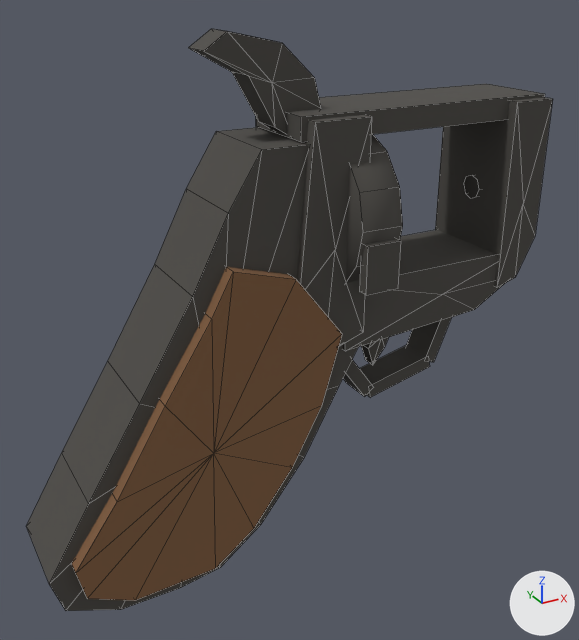
A saved change to the FBX model POC2/Assets/Models/AssetFactory/firearms_parts_poc/colt_saa/colt_saa_base.fbx.
Both versions are drawn from a camera (50 mm lens) standing at (-0.1303, -0.1794, 0.0466) and looking at (-0.0321, -0.001, -0.0426). Arrows for +X, +Y and +Z are at lower right; the lights stay in place. The picture after the commit comes second. Mesh edges are drawn as thin lines.

Before the edit, the objects in view are built like this:
```python
me_colt_saa_base = bpy.data.meshes.new('colt_saa_base')
me_colt_saa_base.from_pydata(...)  # 248 vertices, 251 faces; spans x -0.107..0.049, y -0.11..0.034, z -0.022..0.023
# faces by material slot: [188, 24, 39]
me_colt_saa_base.materials.append(mat_saa_frame)  # dark grey #4d4b46
me_colt_saa_base.materials.append(mat_saa_shade)  # black #1d1d1f
me_colt_saa_base.materials.append(mat_saa_walnut)  # brown #815d3f
ob_colt_saa_base = bpy.data.objects.new('colt_saa_base', me_colt_saa_base)
ob_colt_saa_base.location = (0.0, 0.0, 0.0)
ob_colt_saa_base.rotation_euler = (1.571, 0.0, 0.0)  # degrees (90, 0, 0)
```
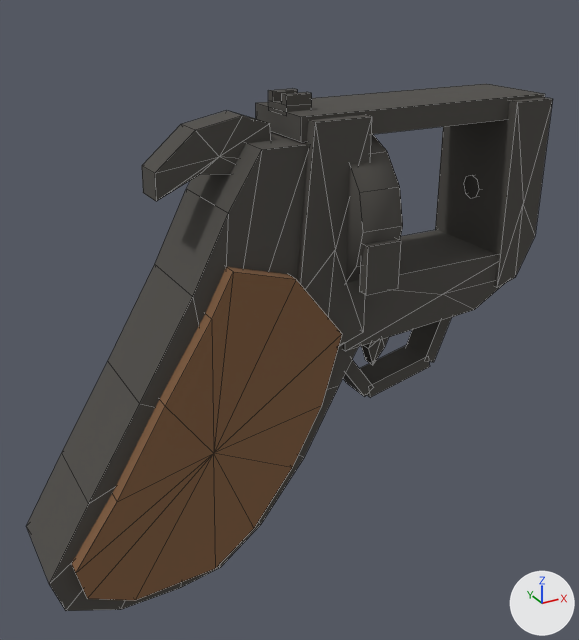
The change, as a diff of the scene's bpy script:
```diff
--- a/POC2/Assets/Models/AssetFactory/firearms_parts_poc/colt_saa/colt_saa_base.fbx.py
+++ b/POC2/Assets/Models/AssetFactory/firearms_parts_poc/colt_saa/colt_saa_base.fbx.py
@@ me_colt_saa_base @@
 # used by ob_colt_saa_base; location = (0.0, 0.0, 0.0); rotation_euler = (1.571, 0.0, 0.0), in degrees (90, 0, 0)
-me_colt_saa_base.from_pydata(...)  # 248 vertices, 251 faces; spans x -0.107..0.049, y -0.11..0.034, z -0.022..0.023
+me_colt_saa_base.from_pydata(...)  # 272 vertices, 269 faces; spans x -0.107..0.049, y -0.11..0.019, z -0.022..0.023
+# me_colt_saa_base part 1: a new loose piece, a box spanning x -0.035..-0.028, y 0.0135..0.016, z -0.0047..0.0047, in mat_saa_frame (dark grey #4d4b46)
+# me_colt_saa_base part 2: a new loose piece, a box spanning x -0.035..-0.028, y 0.016..0.0185, z -0.0048..-0.0023, in mat_saa_frame (dark grey #4d4b46)
+# me_colt_saa_base part 3: a new loose piece, a box spanning x -0.035..-0.028, y 0.016..0.0185, z 0.0023..0.0048, in mat_saa_frame (dark grey #4d4b46)
+# me_colt_saa_base part 4
+# 18 vertices move from x -0.056..-0.025, y 0.008..0.034, z -0.004..0.005 to x -0.07..-0.039, y -0.003..0.014, z -0.004..0.005
 me_colt_saa_base.materials.append(mat_saa_frame)
```

Location of each change, [x1, y1, x2, y2] in pixels of the pictures (579 x 640 px; the box of a moved part takes in the faces that stretch with it):
'colt_saa_base', reshaped (9% shorter)
    before: [27, 29, 553, 611]
    after: [27, 84, 553, 611]
part 1 of me_colt_saa_base, added
    after: [268, 101, 312, 116]
part 2 of me_colt_saa_base, added
    after: [268, 89, 298, 102]
part 3 of me_colt_saa_base, added
    after: [282, 92, 312, 106]
part 4 of me_colt_saa_base, moved or reshaped
    before: [189, 29, 321, 134]
    after: [142, 111, 271, 201]
